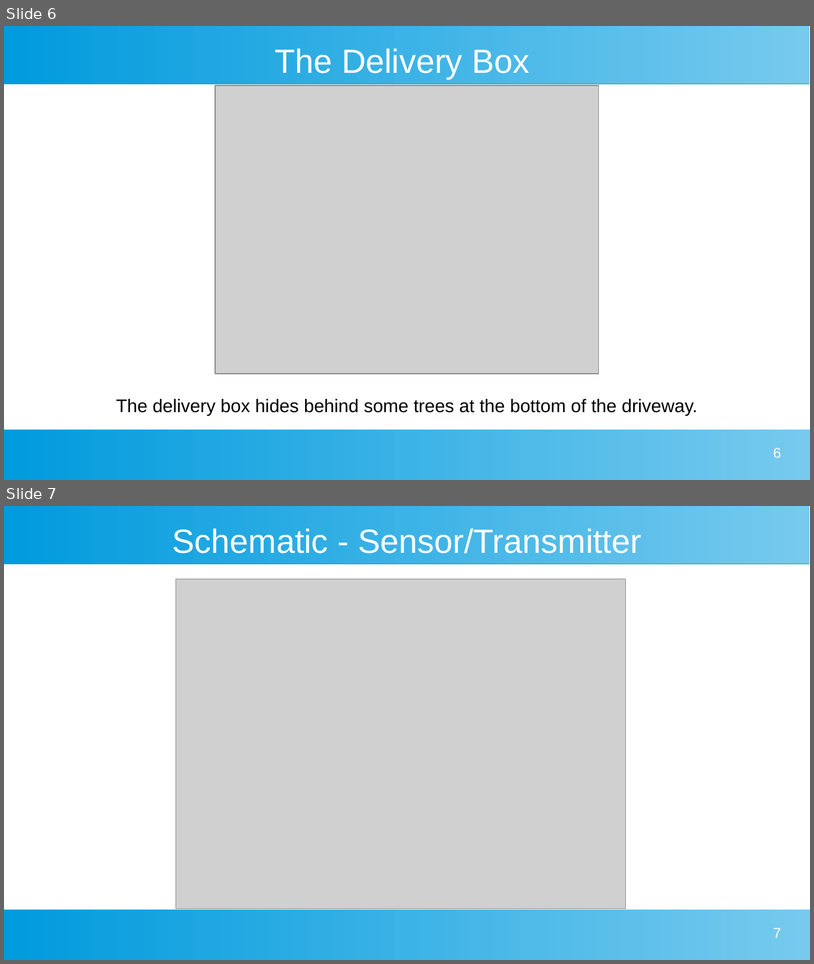
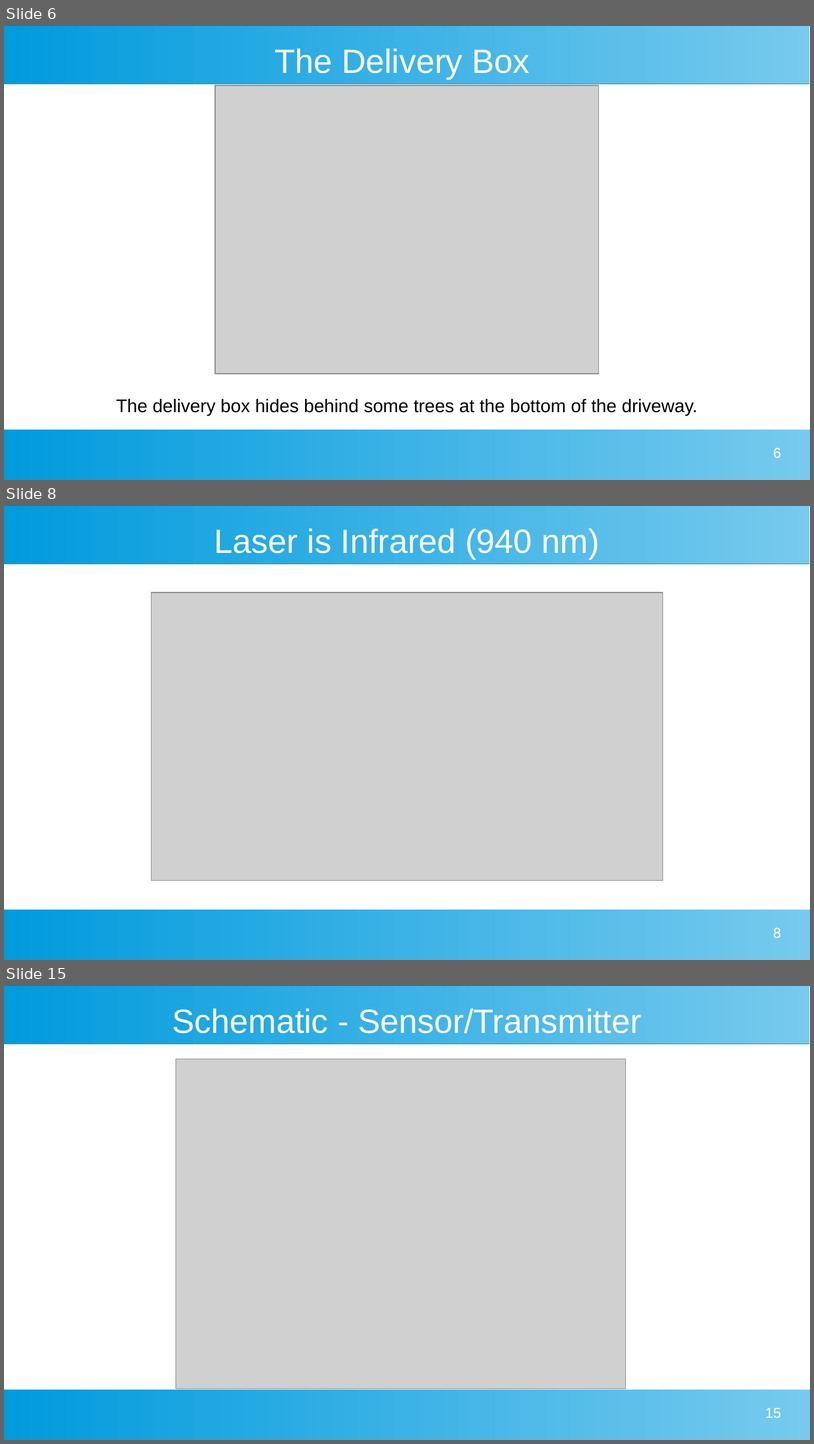
Before and after one commit to buteomont/Delivery-Box-Reporter-LoRa, a slide deck: resources/Presentation/Delivery Box Presentation.odp. Shown one above the other, each under a label of ours: slides 6 and 7 before the commit, slides 6, 8 and 15 after it; the slides between them are not shown. The pictures are 814x964 and 814x1444 pixels, drawn with LibreOffice and Linux fonts; fonts in the diff are those of the drawing; grey boxes stand for pictures. Boxes give left, top, right and bottom in pixels: in the first picture for what was removed or moved away, otherwise in the second. Text is boxed around its words. In the diff, an @@ line names an element or a change of style, - is before the commit and + after.

```diff
--- a/resources/Presentation/Delivery Box Presentation.odp
+++ b/resources/Presentation/Delivery Box Presentation.odp
@@ slide 8 added at (4,506,810,960), background #FFFFFF; not listed: 2 template elements that a slide beside it also shows @@
@@ title added at (215,528,600,559), 33 pt, text #FFFFFF @@
+Laser is Infrared (940 nm)
@@ picture added at (151,592,663,880) @@
@@ page number added at (774,927,782,937), 14 pt, text #FFFFFF @@
+8
@@ what was slide 7 is now slide 15 @@
@@ page number at (765,1407,781,1417): text changed @@
-7
+15
```
Also in this commit, not shown: 10 other slides added, 11 other files.
